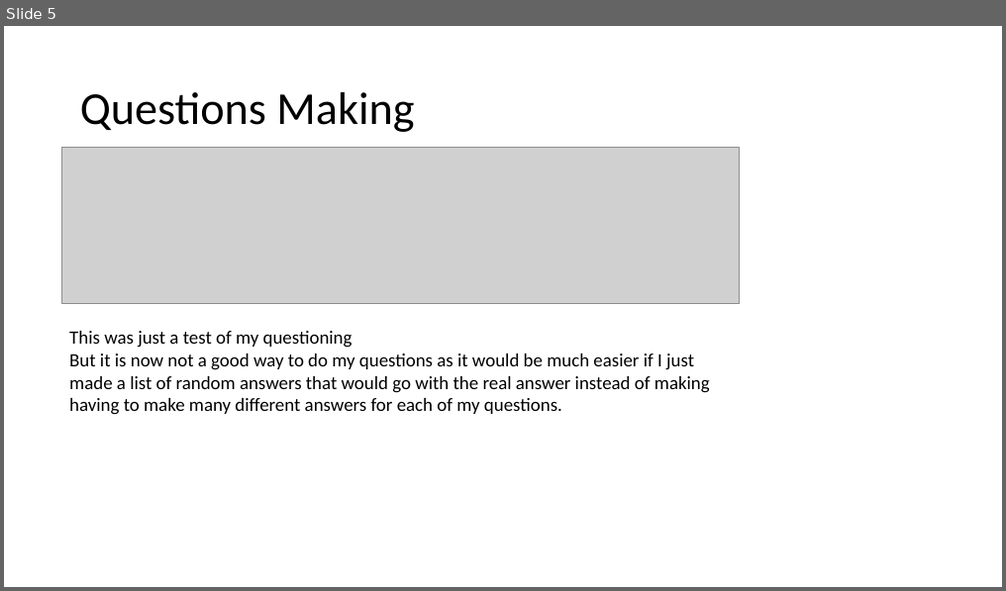
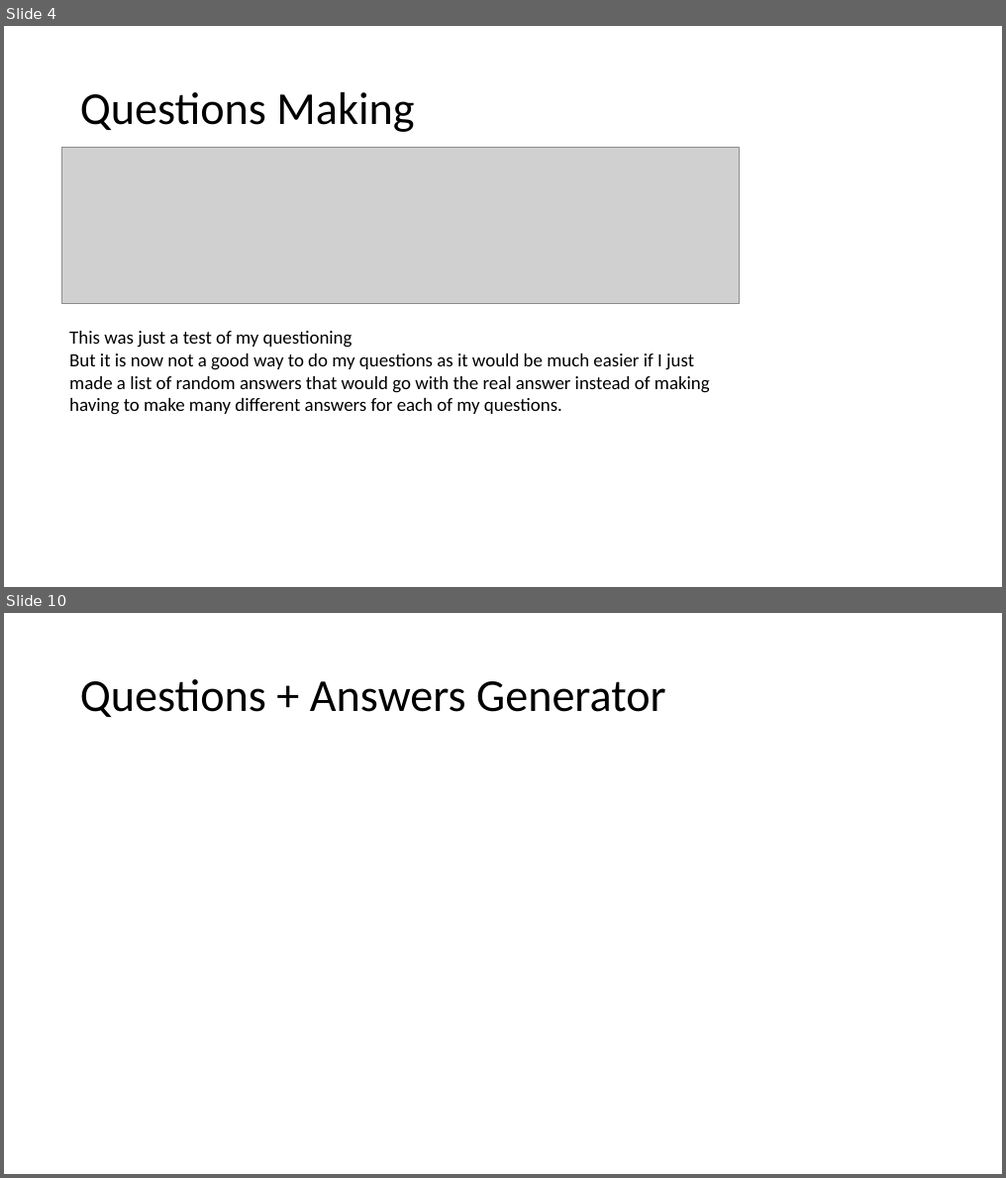
Before and after one commit to morrisj70800/01_Assesment, a slide deck: Programming Assesment.pptx. Shown one above the other, each under a label of ours: slide 5 before the commit, slides 4 and 10 after it; the slides between them are not shown. The pictures are 1006x591 and 1006x1178 pixels, drawn with LibreOffice and Linux fonts; fonts in the diff are those of the drawing; grey boxes stand for pictures. Boxes give left, top, right and bottom in pixels: in the first picture for what was removed or moved away, otherwise in the second. Text is boxed around its words. In the diff, an @@ line names an element or a change of style, - is before the commit and + after.

```diff
--- a/Programming Assesment.pptx
+++ b/Programming Assesment.pptx
@@ slide 10 added at (4, 613, 1002, 1174), background #FFFFFF @@
@@ title added at (80, 679, 666, 717), 44 pt, text #000000 @@
+Questions + Answers Generator
@@ what was slide 5 is now slide 4 @@
```
Also in this commit, not shown: 5 slides changed, 2 other files.
